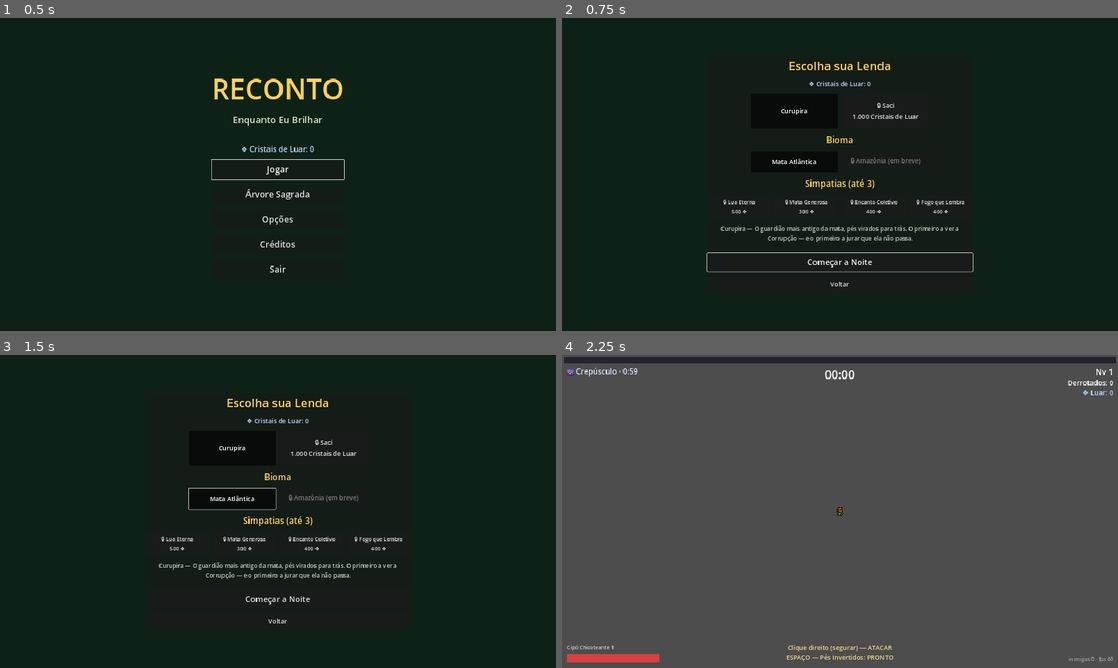
Above: before the commit, frames 1-4 (two rows, left to right).
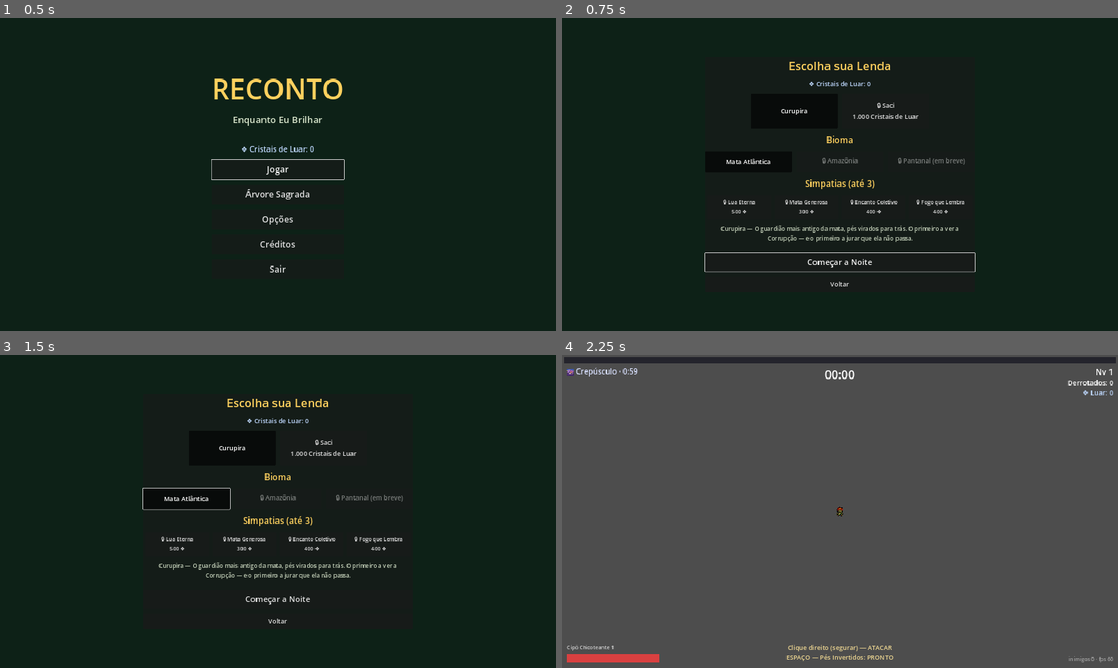
Above: after the commit, the same moments.

Repository: DevAndreNarcizo/RECONTO-While-I-Shine
Game: Godot game, scene res://scenes/Main.tscn
Same seed, same stepped clock (60 frames per second), same inputs: the game is played once before the commit and once after it.
Inputs:
- Up to frame 1 (0.5 s): no input
- Up to frame 2 (0.75 s): click "Jogar" at 0.5 s
- Up to frame 3 (1.5 s): click "Mata Atlântica" at 1.25 s
- Up to frame 4 (2.25 s): click "Começar a Noite" at 2 s

Frame 1 is identical in both runs. In frame 2, 0.4% of the frame differs, in the area x 25-75%, y 44-82%; in frame 3, 0.5%, in the area x 25-73%, y 42-50%; in frame 4, nothing differs.

Commit message:
feat: bioma Amazônia completo (sistema de biomas, chuva, Sucuri e Mapinguari)
Balance.BIOMES parametriza chão, tabela de spawn, chuva e bosses por
bioma; World lê a seleção. Amazônia: 4 inimigos novos (Formigão,
Mosquito zigue-zague, Jacaré-Açu, Tatu-Canastra tanque), chuva em lote
que desacelera projéteis em 15% (GameState.projectile_env_mult),
mini-boss Sucuri de Lama (submerge intocável, bote em linha
telegrafado) e boss Mapinguari com 3 fases (rugido que empurra, cone
da boca-na-barriga, tempestade). Desbloqueia ao vencer a Mata.

Co-Authored-By: Claude Fable 5 <noreply@anthropic.com>

Diff:
--- a/game/data/balance.gd
+++ b/game/data/balance.gd
@@ -47,6 +47,36 @@
 
 # Encantar a horda (Inovação #2): máximo de aliados encantados simultâneos.
 const CHARM_LIMIT := 10
+
+# --- Curva de spawn da Amazônia (docs/06 §5 — ato 2, mais denso que a Mata) ---
+const AMAZONIA_SPAWN_TABLE := [
+	{"from": 0.0, "rate": 2.5, "weights": {&"mosquito": 3.0, &"formigao": 2.0}},
+	{"from": 0.2, "rate": 4.0, "weights": {&"mosquito": 3.0, &"formigao": 3.0, &"jacare": 1.5}},
+	{"from": 0.4667, "rate": 6.5, "weights": {&"formigao": 3.0, &"jacare": 2.0, &"sapo": 1.5, &"tatu": 1.0}},
+	{"from": 0.6667, "rate": 8.5, "weights": {&"formigao": 2.5, &"jacare": 2.5, &"sapo": 2.0, &"tatu": 1.5, &"elite": 0.4}},
+	{"from": 0.8667, "rate": 11.0, "weights": {&"mosquito": 2.0, &"jacare": 3.0, &"sapo": 2.0, &"tatu": 2.0, &"elite": 0.6}},
+]
+
+# --- Biomas (docs/04 §2): visual, spawn, bosses e hazard por bioma ---
+const BIOMES := {
+	&"mata_atlantica": {
+		"name": "Mata Atlântica",
+		"ground_a": Color(0.09, 0.23, 0.14), "ground_b": Color(0.11, 0.26, 0.16),
+		"spawn_table": MATA_SPAWN_TABLE,
+		"miniboss": "res://scenes/enemies/MiniBossPreguica.tscn",
+		"boss": "res://scenes/enemies/BossOnca.tscn",
+		"rain": false,
+	},
+	&"amazonia": {
+		"name": "Amazônia",
+		"ground_a": Color(0.05, 0.17, 0.10), "ground_b": Color(0.07, 0.20, 0.12),
+		"spawn_table": AMAZONIA_SPAWN_TABLE,
+		"miniboss": "res://scenes/enemies/MiniBossSucuri.tscn",
+		"boss": "res://scenes/enemies/BossMapinguari.tscn",
+		"rain": true,  # chuva constante: projéteis 15% mais lentos
+	},
+}
+const RAIN_PROJECTILE_MULT := 0.85
 
 # --- Simpatias (Arcanas — docs/04 §5): mudam as regras da run inteira ---
 # Desbloqueáveis com Luar; escolhe-se até 3 antes da run.
--- /dev/null
+++ b/game/resources/enemies/formigao_correicao.tres
@@ -0,0 +1,13 @@
+[gd_resource type="Resource" script_class="EnemyData" load_steps=2 format=3]
+
+[ext_resource type="Script" path="res://scripts/enemies/enemy_data.gd" id="1"]
+
+[resource]
+script = ExtResource("1")
+display_name = "Formigão de Correição"
+max_hp = 2.0
+contact_damage = 6.0
+move_speed = 52.0
+radius = 8.0
+color = Color(0.5, 0.22, 0.12, 1)
+xp_value = 1
--- /dev/null
+++ b/game/resources/enemies/jacare_acu.tres
@@ -0,0 +1,14 @@
+[gd_resource type="Resource" script_class="EnemyData" load_steps=2 format=3]
+
+[ext_resource type="Script" path="res://scripts/enemies/enemy_data.gd" id="1"]
+
+[resource]
+script = ExtResource("1")
+display_name = "Jacaré-Açu Oco"
+max_hp = 14.0
+contact_damage = 11.0
+move_speed = 56.0
+radius = 12.0
+color = Color(0.12, 0.3, 0.16, 1)
+xp_value = 2
+knockback_scale = 0.7
--- /dev/null
+++ b/game/resources/enemies/mapinguari.tres
@@ -0,0 +1,16 @@
+[gd_resource type="Resource" script_class="EnemyData" load_steps=2 format=3]
+
+[ext_resource type="Script" path="res://scripts/enemies/enemy_data.gd" id="1"]
+
+[resource]
+script = ExtResource("1")
+display_name = "Mapinguari"
+max_hp = 1600.0
+contact_damage = 18.0
+move_speed = 42.0
+radius = 30.0
+color = Color(0.35, 0.25, 0.15, 1)
+xp_value = 0
+knockback_scale = 0.0
+seed_burst = 20
+shard_burst = 12
--- /dev/null
+++ b/game/resources/enemies/mosquito_praga.tres
@@ -0,0 +1,14 @@
+[gd_resource type="Resource" script_class="EnemyData" load_steps=2 format=3]
+
+[ext_resource type="Script" path="res://scripts/enemies/enemy_data.gd" id="1"]
+
+[resource]
+script = ExtResource("1")
+display_name = "Mosquito da Praga"
+max_hp = 1.0
+contact_damage = 4.0
+move_speed = 70.0
+radius = 6.0
+color = Color(0.45, 0.4, 0.55, 1)
+xp_value = 1
+behavior = 1
--- /dev/null
+++ b/game/resources/enemies/sucuri_de_lama.tres
@@ -0,0 +1,17 @@
+[gd_resource type="Resource" script_class="EnemyData" load_steps=2 format=3]
+
+[ext_resource type="Script" path="res://scripts/enemies/enemy_data.gd" id="1"]
+
+[resource]
+script = ExtResource("1")
+display_name = "Sucuri de Lama"
+max_hp = 240.0
+contact_damage = 14.0
+move_speed = 90.0
+radius = 16.0
+color = Color(0.35, 0.3, 0.18, 1)
+xp_value = 12
+knockback_scale = 0.0
+seed_burst = 15
+shard_burst = 5
+drops_chest = true
--- /dev/null
+++ b/game/resources/enemies/tatu_canastra.tres
@@ -0,0 +1,15 @@
+[gd_resource type="Resource" script_class="EnemyData" load_steps=2 format=3]
+
+[ext_resource type="Script" path="res://scripts/enemies/enemy_data.gd" id="1"]
+
+[resource]
+script = ExtResource("1")
+display_name = "Tatu-Canastra Blindado"
+max_hp = 45.0
+contact_damage = 13.0
+move_speed = 26.0
+radius = 14.0
+color = Color(0.42, 0.4, 0.35, 1)
+xp_value = 3
+behavior = 3
+knockback_scale = 0.25
--- /dev/null
+++ b/game/scenes/enemies/BossMapinguari.tscn
@@ -0,0 +1,17 @@
+[gd_scene load_steps=3 format=3]
+
+[ext_resource type="Script" path="res://scripts/enemies/boss_mapinguari.gd" id="1"]
+
+[sub_resource type="CircleShape2D" id="1"]
+radius = 30.0
+
+[node name="BossMapinguari" type="Area2D"]
+collision_layer = 2
+collision_mask = 0
+monitoring = false
+script = ExtResource("1")
+
+[node name="Sprite" type="Sprite2D" parent="."]
+
+[node name="CollisionShape2D" type="CollisionShape2D" parent="."]
+shape = SubResource("1")
--- /dev/null
+++ b/game/scenes/enemies/MiniBossSucuri.tscn
@@ -0,0 +1,17 @@
+[gd_scene load_steps=3 format=3]
+
+[ext_resource type="Script" path="res://scripts/enemies/mini_boss_sucuri.gd" id="1"]
+
+[sub_resource type="CircleShape2D" id="1"]
+radius = 16.0
+
+[node name="MiniBossSucuri" type="Area2D"]
+collision_layer = 2
+collision_mask = 0
+monitoring = false
+script = ExtResource("1")
+
+[node name="Sprite" type="Sprite2D" parent="."]
+
+[node name="CollisionShape2D" type="CollisionShape2D" parent="."]
+shape = SubResource("1")
--- a/game/scenes/world/World.tscn
+++ b/game/scenes/world/World.tscn
@@ -1,8 +1,9 @@
-[gd_scene load_steps=12 format=3]
+[gd_scene load_steps=13 format=3]
 
 [ext_resource type="Script" path="res://scripts/world/world.gd" id="1"]
 [ext_resource type="Script" path="res://scripts/world/juice_layer.gd" id="8"]
 [ext_resource type="Script" path="res://scripts/world/biome_hazard_manager.gd" id="11"]
+[ext_resource type="Script" path="res://scripts/world/rain_layer.gd" id="12"]
 [ext_resource type="Script" path="res://scripts/world/ground_grid.gd" id="2"]
 [ext_resource type="PackedScene" path="res://scenes/player/Player.tscn" id="3"]
 [ext_resource type="PackedScene" path="res://scenes/ui/HUD.tscn" id="4"]
@@ -36,6 +37,10 @@
 [node name="JuiceLayer" type="Node2D" parent="."]
 script = ExtResource("8")
 
+[node name="Rain" type="Node2D" parent="."]
+visible = false
+script = ExtResource("12")
+
 [node name="LevelUpScreen" parent="." instance=ExtResource("6")]
 
 [node name="HUD" parent="." instance=ExtResource("4")]
--- a/game/scripts/autoload/enemy_spawner.gd
+++ b/game/scripts/autoload/enemy_spawner.gd
@@ -18,6 +18,11 @@
 	&"sapo": preload("res://resources/enemies/sapo_cururu.tres"),
 	&"tamandua": preload("res://resources/enemies/tamandua_casca_grossa.tres"),
 	&"elite": preload("res://resources/enemies/elite_corrompido.tres"),
+	# Amazônia
+	&"formigao": preload("res://resources/enemies/formigao_correicao.tres"),
+	&"mosquito": preload("res://resources/enemies/mosquito_praga.tres"),
+	&"jacare": preload("res://resources/enemies/jacare_acu.tres"),
+	&"tatu": preload("res://resources/enemies/tatu_canastra.tres"),
 }
 
 var spawn_table: Array = Balance.MATA_SPAWN_TABLE
@@ -223,6 +228,10 @@
 
 # --- Projéteis inimigos (pooled, movidos em lote) ---
 
+## Disparo público (bosses usam para cones/padrões próprios).
+func shoot(pos: Vector2, dir: Vector2, damage: float) -> void:
+	_shoot(pos, dir, damage)
+
 func _shoot(pos: Vector2, dir: Vector2, damage: float) -> void:
 	var p: EnemyProjectile
 	if _proj_pool.is_empty():
--- a/game/scripts/autoload/game_state.gd
+++ b/game/scripts/autoload/game_state.gd
@@ -16,6 +16,7 @@
 var selected_legend: LegendData = null
 var selected_biome_id := &"mata_atlantica"
 var active_simpatias: Array[StringName] = []  # cartas que mudam as regras da run
+var projectile_env_mult := 1.0  # chuva da Amazônia desacelera projéteis (World define)
 
 func has_simpatia(id: StringName) -> bool:
 	return active_simpatias.has(id)
--- /dev/null
+++ b/game/scripts/enemies/boss_mapinguari.gd
@@ -0,0 +1,100 @@
+class_name BossMapinguari
+extends Enemy
+## Boss da Amazônia — MAPINGUARI (docs/04 §4).
+## F1: caminhada pesada + RUGIDO telegrafado que fere e empurra.
+## F2 (≤55%): a boca-na-barriga cospe CONE de projéteis + invoca enxames.
+## F3 (≤25%): tempestade — mais rápido, rugido maior, cone mais denso.
+
+const DATA := preload("res://resources/enemies/mapinguari.tres")
+const WALK_TIME := 2.6
+const ROAR_TELEGRAPH := 1.0
+const ROAR_RADIUS := 190.0
+const ROAR_DAMAGE := 14.0
+const ROAR_PUSH := 620.0
+const CONE_SPREAD := 0.35
+const REST_TIME := 1.1
+
+enum State { WALK, ROAR, REST }
+
+var player: Player
+
+var _state := State.WALK
+var _t := WALK_TIME
+var _phase := 1
+
+func _ready() -> void:
+	setup(DATA, global_position)
+
+func take_damage(amount: float, from := Vector2.INF) -> void:
+	super(amount, from)
+	if hp <= 0.0:
+		return
+	if _phase == 1 and hp <= data.max_hp * 0.55:
+		_phase = 2
+		EnemySpawner.spawn_burst(&"mosquito", 8)
+		EventBus.screen_shake.emit(6.0)
+	elif _phase == 2 and hp <= data.max_hp * 0.25:
+		_phase = 3
+		speed *= 1.4
+		EventBus.screen_shake.emit(9.0)
+
+func die() -> void:
+	EventBus.enemy_killed.emit(self)
+	EventBus.screen_shake.emit(10.0)
+	EventBus.boss_defeated.emit()  # vitória do bioma
+	queue_free()
+
+func _physics_process(delta: float) -> void:
+	if player == null:
+		return
+	var to_player := player.global_position - global_position
+	_t -= delta
+	match _state:
+		State.WALK:
+			set_move_dir(to_player)
+			global_position += to_player.normalized() * speed * delta
+			if _t <= 0.0:
+				if _phase >= 2 and randf() < 0.5:
+					_spit_cone(to_player.normalized())
+				else:
+					_state = State.ROAR
+					_t = ROAR_TELEGRAPH
+					queue_redraw()
+		State.ROAR:
+			queue_redraw()
+			if _t <= 0.0:
+				_roar(to_player)
+		State.REST:
+			if _t <= 0.0:
+				_state = State.WALK
+				_t = WALK_TIME / (1.5 if _phase == 3 else 1.0)
+				queue_redraw()
+
+func _roar_radius() -> float:
+	return ROAR_RADIUS * (1.25 if _phase == 3 else 1.0)
+
+func _roar(to_player: Vector2) -> void:
+	EventBus.screen_shake.emit(7.0)
+	if to_player.length() < _roar_radius():
+		player.take_damage(ROAR_DAMAGE)
+		player.external_push = to_player.normalized() * ROAR_PUSH
+	_state = State.REST
+	_t = REST_TIME
+	queue_redraw()
+
+func _spit_cone(dir: Vector2) -> void:
+	var count := 5 if _phase == 3 else 3
+	for i in count:
+		var spread := (i - (count - 1) / 2.0) * CONE_SPREAD
+		EnemySpawner.shoot(global_position, dir.rotated(spread), 9.0)
+	_state = State.REST
+	_t = REST_TIME
+	queue_redraw()
+
+func _draw() -> void:
+	super()
+	if _state == State.ROAR:
+		# o rugido enche os pulmões — saia do raio antes do estouro
+		var progress := 1.0 - clampf(_t / ROAR_TELEGRAPH, 0.0, 1.0)
+		draw_arc(Vector2.ZERO, _roar_radius(), 0, TAU, 32, Color(1, 0.4, 0.2, 0.5 + 0.4 * progress), 3.0)
+		draw_circle(Vector2.ZERO, _roar_radius() * progress, Color(1, 0.5, 0.2, 0.12))
--- /dev/null
+++ b/game/scripts/enemies/mini_boss_sucuri.gd
@@ -0,0 +1,79 @@
+class_name MiniBossSucuri
+extends Enemy
+## Mini-boss da Amazônia — SUCURI DE LAMA (docs/06 §5). Submerge na lama
+## (intocável, só a marola denuncia), emerge telegrafada e dá o bote em linha.
+## Herda de Enemy: dropa o Baú de Luz via bursts do EnemyData.
+
+const DATA := preload("res://resources/enemies/sucuri_de_lama.tres")
+const SUBMERGE_SPEED := 110.0
+const SUBMERGE_TIME := 2.4
+const TELEGRAPH_TIME := 0.7
+const LUNGE_SPEED := 480.0
+const LUNGE_DIST := 340.0
+const REST_TIME := 1.8
+
+enum State { SUBMERGED, TELEGRAPH, LUNGE, REST }
+
+var player: Player
+
+var _state := State.SUBMERGED
+var _t := SUBMERGE_TIME
+var _lunge_target := Vector2.ZERO
+
+func _ready() -> void:
+	setup(DATA, global_position)
+	_submerge()
+
+func _submerge() -> void:
+	_state = State.SUBMERGED
+	_t = SUBMERGE_TIME
+	modulate.a = 0.35
+	set_deferred("monitorable", false)  # sob a lama: armas e contato não alcançam
+	queue_redraw()
+
+func _physics_process(delta: float) -> void:
+	if player == null:
+		return
+	var to_player := player.global_position - global_position
+	_t -= delta
+	match _state:
+		State.SUBMERGED:
+			set_move_dir(to_player)
+			global_position += to_player.normalized() * SUBMERGE_SPEED * delta
+			if _t <= 0.0 or to_player.length() < 120.0:
+				_emerge(to_player)
+		State.TELEGRAPH:
+			queue_redraw()
+			if _t <= 0.0:
+				_state = State.LUNGE
+		State.LUNGE:
+			set_move_dir(_lunge_target - global_position)
+			global_position = global_position.move_toward(_lunge_target, LUNGE_SPEED * delta)
+			if global_position.distance_squared_to(_lunge_target) < 64.0:
+				_state = State.REST
+				_t = REST_TIME
+				queue_redraw()
+		State.REST:
+			if _t <= 0.0:
+				_submerge()
+
+func _emerge(to_player: Vector2) -> void:
+	_state = State.TELEGRAPH
+	_t = TELEGRAPH_TIME
+	modulate.a = 1.0
+	set_deferred("monitorable", true)
+	_lunge_target = global_position + to_player.normalized() * LUNGE_DIST
+	queue_redraw()
+
+func die() -> void:
+	EventBus.enemy_killed.emit(self)  # PickupPool solta o baú
+	EventBus.screen_shake.emit(5.0)
+	queue_free()
+
+func _draw() -> void:
+	super()
+	if _state == State.SUBMERGED:
+		# a marola na lama é o único aviso
+		draw_arc(Vector2.ZERO, data.radius + 6.0, 0, TAU, 16, Color(0.5, 0.4, 0.25, 0.6), 3.0)
+	elif _state == State.TELEGRAPH:
+		draw_line(Vector2.ZERO, to_local(_lunge_target), Color(1, 0.3, 0.2, 0.7), 4.0)
--- a/game/scripts/ui/legend_select.gd
+++ b/game/scripts/ui/legend_select.gd
@@ -10,7 +10,8 @@
 
 const BIOMES := [
 	{"id": &"mata_atlantica", "name": "Mata Atlântica", "playable": true, "requires": &""},
-	{"id": &"amazonia", "name": "Amazônia (em breve)", "playable": false, "requires": &"mata_atlantica"},
+	{"id": &"amazonia", "name": "Amazônia", "playable": true, "requires": &"mata_atlantica"},
+	{"id": &"pantanal", "name": "Pantanal (em breve)", "playable": false, "requires": &"amazonia"},
 ]
 
 var _sel_legend: LegendData
--- a/game/scripts/weapons/behaviors/projetil_mira.gd
+++ b/game/scripts/weapons/behaviors/projetil_mira.gd
@@ -40,7 +40,7 @@
 	super(delta)
 	if _projectiles.is_empty():
 		return
-	var speed := BASE_SPEED * player.stats.projectile_speed_mult
+	var speed := BASE_SPEED * player.stats.projectile_speed_mult * GameState.projectile_env_mult
 	var space := get_world_2d().direct_space_state
 	var alive: Array[Dictionary] = []
 	for p in _projectiles:
--- a/game/scripts/world/ground_grid.gd
+++ b/game/scripts/world/ground_grid.gd
@@ -7,6 +7,8 @@
 const ROWS := 16
 
 @export var target: Node2D
+@export var color_a := Color(0.09, 0.23, 0.14)  # definidas pelo bioma (World)
+@export var color_b := Color(0.11, 0.26, 0.16)
 
 var _last_cell := Vector2i(2147483647, 2147483647)
 
@@ -21,8 +23,8 @@
 func _draw() -> void:
 	if target == null:
 		return
-	var base := Color(0.09, 0.23, 0.14)
-	var alt := Color(0.11, 0.26, 0.16)
+	var base := color_a
+	var alt := color_b
 	var center := Vector2i((target.global_position / CELL).floor())
 	var half := Vector2i(COLS / 2, ROWS / 2)
 	for y in range(-half.y, half.y + 1):
--- /dev/null
+++ b/game/scripts/world/rain_layer.gd
@@ -0,0 +1,35 @@
+class_name RainLayer
+extends Node2D
+## Chuva da Amazônia — visual em lote (um nó, sem partículas instanciadas).
+## O efeito mecânico (projéteis -15%) é aplicado via GameState.projectile_env_mult.
+
+const COUNT := 70
+const AREA := Vector2(1200, 760)  # cobre a visão (zoom 2x) com folga
+const FALL := Vector2(-60.0, 340.0)
+
+var target: Node2D
+
+var _drops: Array[Vector2] = []  # offsets relativos ao alvo
+
+func _ready() -> void:
+	z_index = 40
+	for i in COUNT:
+		_drops.push_back(Vector2(randf_range(-AREA.x, AREA.x), randf_range(-AREA.y, AREA.y)) / 2.0)
+
+func _process(delta: float) -> void:
+	if target == null:
+		return
+	for i in _drops.size():
+		var d := _drops[i] + FALL * delta
+		if d.y > AREA.y / 2.0:
+			d = Vector2(randf_range(-AREA.x, AREA.x) / 2.0, -AREA.y / 2.0)
+		_drops[i] = d
+	queue_redraw()
+
+func _draw() -> void:
+	if target == null:
+		return
+	var center := to_local(target.global_position)
+	for d in _drops:
+		var pos := center + d
+		draw_line(pos, pos + Vector2(-3.0, 12.0), Color(0.62, 0.72, 0.9, 0.35), 1.5)
--- a/game/scripts/world/world.gd
+++ b/game/scripts/world/world.gd
@@ -1,24 +1,35 @@
 extends Node2D
-## World — orquestra a run: aplica a lenda escolhida, reseta estado e inicia
-## o spawner. Fim de run é tratado por GameState + EndScreen via EventBus.
+## World — orquestra a run: aplica lenda E BIOMA escolhidos, reseta estado e
+## inicia o spawner. Fim de run é tratado por GameState + EndScreen via EventBus.
 
 const DEFAULT_LEGEND := preload("res://resources/legends/curupira.tres")
-const MINIBOSS_SCENE := preload("res://scenes/enemies/MiniBossPreguica.tscn")
-const BOSS_SCENE := preload("res://scenes/enemies/BossOnca.tscn")
+
+var biome: Dictionary
 
 @onready var player: Player = $Player
 
 func _ready() -> void:
 	GameState.reset_run()
+	biome = Balance.BIOMES.get(GameState.selected_biome_id, Balance.BIOMES[&"mata_atlantica"])
+
 	var legend: LegendData = GameState.selected_legend if GameState.selected_legend else DEFAULT_LEGEND
 	player.set_legend(legend)
 	player.encantos.add_encanto(legend.starting_encanto)
-	EnemySpawner.start(player, $Enemies)
+
+	# visual e regras do bioma
+	$Ground.color_a = biome["ground_a"]
+	$Ground.color_b = biome["ground_b"]
+	$Rain.visible = biome["rain"]
+	$Rain.set_process(biome["rain"])
+	$Rain.target = player
+	GameState.projectile_env_mult = Balance.RAIN_PROJECTILE_MULT if biome["rain"] else 1.0
+
+	EnemySpawner.start(player, $Enemies, biome["spawn_table"])
 	$HUD.player = player
 	$LevelUpScreen.player = player
 	$BiomeHazard.player = player
-	EventBus.miniboss_time.connect(_spawn_boss_scene.bind(MINIBOSS_SCENE))
-	EventBus.boss_time.connect(_spawn_boss_scene.bind(BOSS_SCENE))
+	EventBus.miniboss_time.connect(_spawn_boss_scene.bind(String(biome["miniboss"])))
+	EventBus.boss_time.connect(_spawn_boss_scene.bind(String(biome["boss"])))
 	EventBus.moon_phase_changed.connect(_on_moon_phase_changed)
 
 func _on_moon_phase_changed(_index: int) -> void:
@@ -27,8 +38,8 @@
 	create_tween().tween_property($DayNight, "color", tint, 2.0)
 	player.rebuild_stats()  # fases podem alterar stats (ex: regen da Alvorada)
 
-func _spawn_boss_scene(scene: PackedScene) -> void:
-	var boss := scene.instantiate()
+func _spawn_boss_scene(scene_path: String) -> void:
+	var boss: Node2D = (load(scene_path) as PackedScene).instantiate()
 	boss.player = player
 	boss.global_position = player.global_position + Vector2.from_angle(randf() * TAU) * 500.0
 	$Enemies.add_child(boss)
